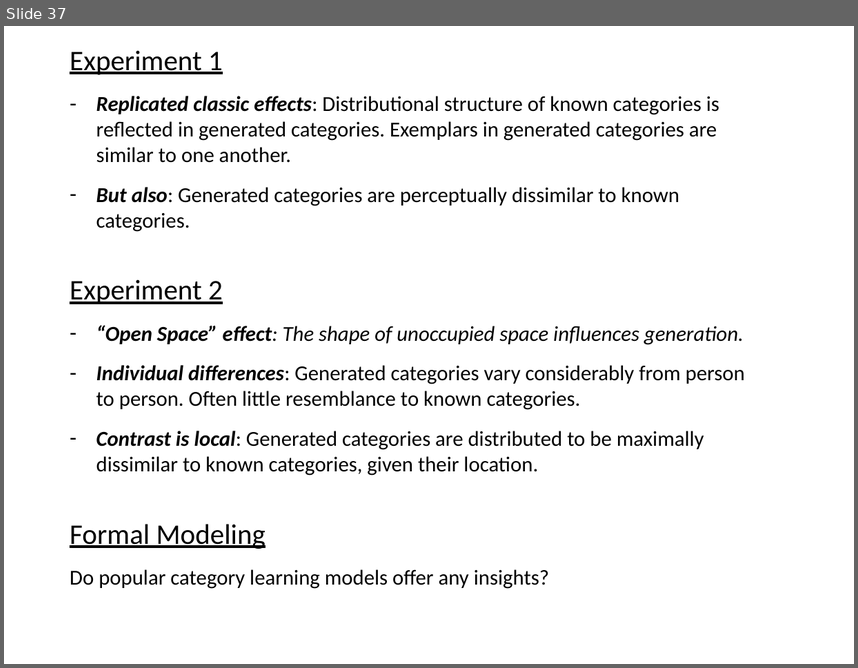
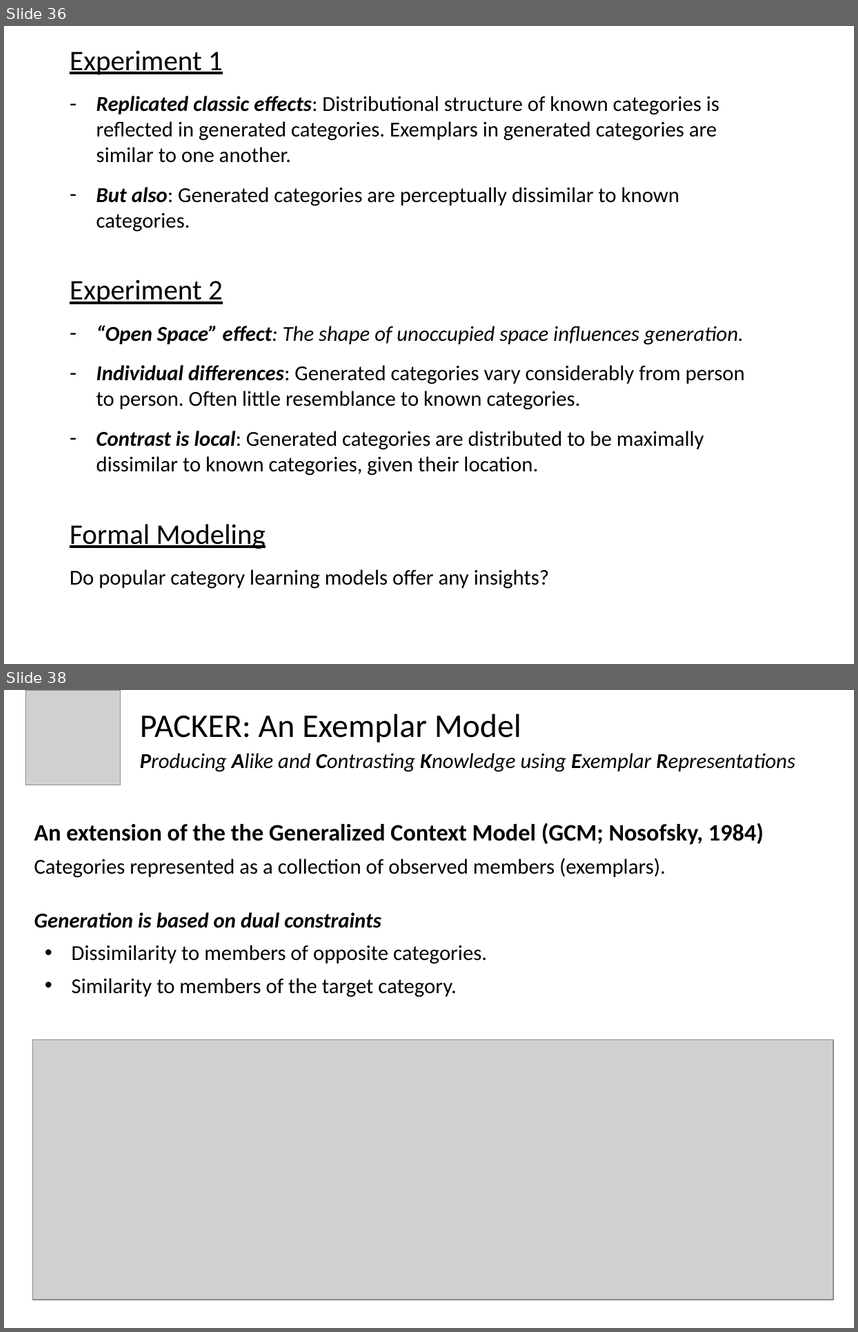
Before and after one commit to AusterweilLab/generating_categories, a slide deck: Presentations/ccn-bbag-march-2-2017.pptx. Shown one above the other, each under a label of ours: slide 37 before the commit, slides 36 and 38 after it; the slides between them are not shown. The pictures are 858x668 and 858x1332 pixels, drawn with LibreOffice and Linux fonts; fonts in the diff are those of the drawing; grey boxes stand for pictures. Boxes give left, top, right and bottom in pixels: in the first picture for what was removed or moved away, otherwise in the second. Text is boxed around its words. In the diff, an @@ line names an element or a change of style, - is before the commit and + after.

```diff
--- a/Presentations/ccn-bbag-march-2-2017.pptx
+++ b/Presentations/ccn-bbag-march-2-2017.pptx
@@ slide 38 added at bbox=[4, 690, 854, 1328], background #FFFFFF @@
@@ picture added at bbox=[26, 690, 121, 785] @@
@@ text added at bbox=[140, 713, 522, 742], 28 pt, text #000000 @@
+PACKER: An Exemplar Model
@@ text added at bbox=[140, 753, 795, 772], 18 pt, text #000000, italic @@
+Producing Alike and Contrasting Knowledge using Exemplar Representations
@@ text added at bbox=[34, 822, 764, 997], 18 pt, text #000000 @@
+An extension of the the Generalized Context Model (GCM; Nosofsky, 1984)
+Categories represented as a collection of observed members (exemplars).
+Generation is based on dual constraints
+• Dissimilarity to members of opposite categories.
+• Similarity to members of the target category.
@@ picture added at bbox=[33, 1039, 833, 1299] @@
@@ what was slide 37 is now slide 36 @@
```
Also in this commit, not shown: 2 slides changed, 6 other slides added, 4 slides removed, 2 other files.
